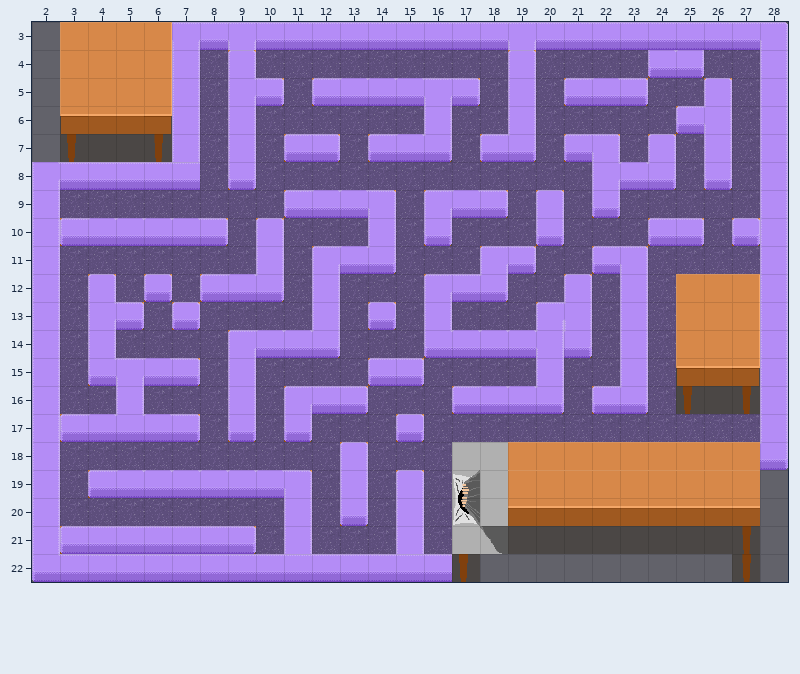
Tiled map: Baku/assets/data/Map4.tmx. The picture above was drawn from the file before the commit.
Cells are 32x32 px. Shown: x 2..28, y 3..22.
New version:
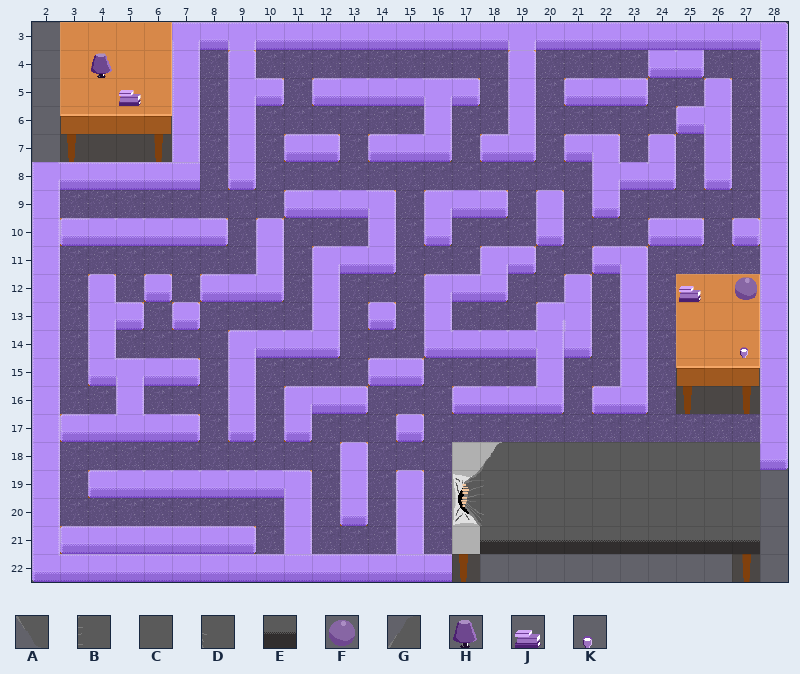
Key: from "Bed tiles": A 13; from "bed test": B 1, C 2, D 7, E 10, F 15, G 19, H 21, J 27, K 33.
_ is an empty cell.
Changes in this commit:
{"where": "layer \"Details 2\""}
{"y":4,"x":4,"old":"_","new":"H"}
{"y":5,"x":5,"old":"_","new":"J"}
{"y":12,"x":25,"old":"_","new":"J"}
{"y":12,"x":27,"old":"_","new":"F"}
{"y":14,"x":27,"old":"_","new":"K"}
{"y":18,"x":18,"old":"__________","new":"GCCCCCCCCC"}
{"y":19,"x":18,"old":"__________","new":"BCCCCCCCCC"}
{"y":20,"x":18,"old":"__________","new":"DCCCCCCCCC"}
{"y":21,"x":18,"old":"A_________","new":"EEEEEEEEEE"}
